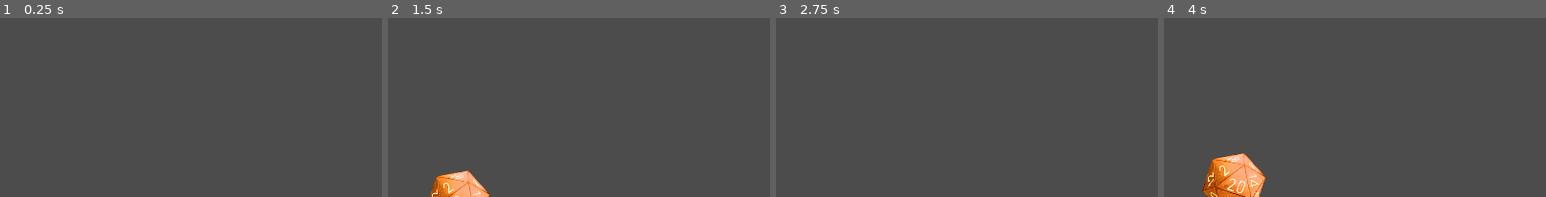
Above: before the commit, frames 1-4 (left to right).
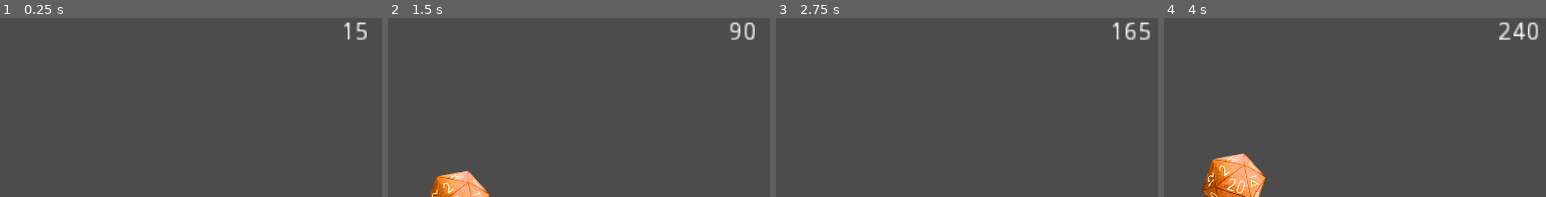
Above: after the commit, the same moments.

Repository: Loupine/DiceRoll2D
Game: Godot game, scene res://World/World.tscn
The game is run twice, just before and just after one commit, with the same random seed, the same clock (stepped at 60 frames per second) and the same inputs.
Inputs:
- Up to frame 1 (0.25 s): no input
- Up to frame 2 (1.5 s): tap Space (jump) at 0.77 s
- Up to frame 3 (2.75 s): tap Space (jump) at 1.52 s; tap Enter at 2 s
- Up to frame 4 (4 s): tap Space (jump) at 2.75, 3.02, 3.77 s
The pictures show only the part of the screen within x 1-51%, y 0-50%; the shares and areas given below are measured in that part.

The runs differ from the first frame. In frame 1, 0.3% of the frame differs, in the area x 90-96%, y 2-13%; in frame 2, 0.4%; in frame 3, 0.4%; in frame 4, 0.5%, in the area x 87-98%, y 2-13%.

Commit message:
Add score label that updates until the player dies

Diff:
--- a/project/World/World.gd
+++ b/project/World/World.gd
@@ -1,9 +1,19 @@
 extends Control
 
+
+var player_died := false
+var score := 0
 
 onready var ball_obstacle_preload := preload("res://Obstacles/BallObstacle.tscn")
 onready var obstacle_spawn_timer := get_node("ObstacleSpawnTimer")
 onready var restart_button := get_node("RestartButton")
+onready var score_label := get_node("ScoreLabel")
+
+
+func _process(_delta):
+	if player_died == false:
+		score += 1
+		score_label.text = String(score)
 
 
 func _on_ObstacleSpawnTimer_timeout()-> void:
@@ -14,7 +24,8 @@
 
 func _on_Player_player_died()-> void:
 	restart_button.rect_position.x = 400
+	player_died = true
 
 
-func _on_RestartButton_pressed():
+func _on_RestartButton_pressed()-> void:
 	var _ignored := get_tree().reload_current_scene()
--- a/project/World/World.tscn
+++ b/project/World/World.tscn
@@ -42,6 +42,16 @@
 rect_scale = Vector2( 3, 3 )
 text = "Game Over! Try again?"
 
+[node name="ScoreLabel" type="Label" parent="."]
+margin_left = 550.0
+margin_top = 4.0
+margin_right = 590.0
+margin_bottom = 18.0
+rect_scale = Vector2( 3, 3 )
+text = "0"
+align = 1
+valign = 1
+
 [connection signal="player_died" from="Player" to="." method="_on_Player_player_died"]
 [connection signal="timeout" from="ObstacleSpawnTimer" to="." method="_on_ObstacleSpawnTimer_timeout"]
 [connection signal="pressed" from="RestartButton" to="." method="_on_RestartButton_pressed"]
